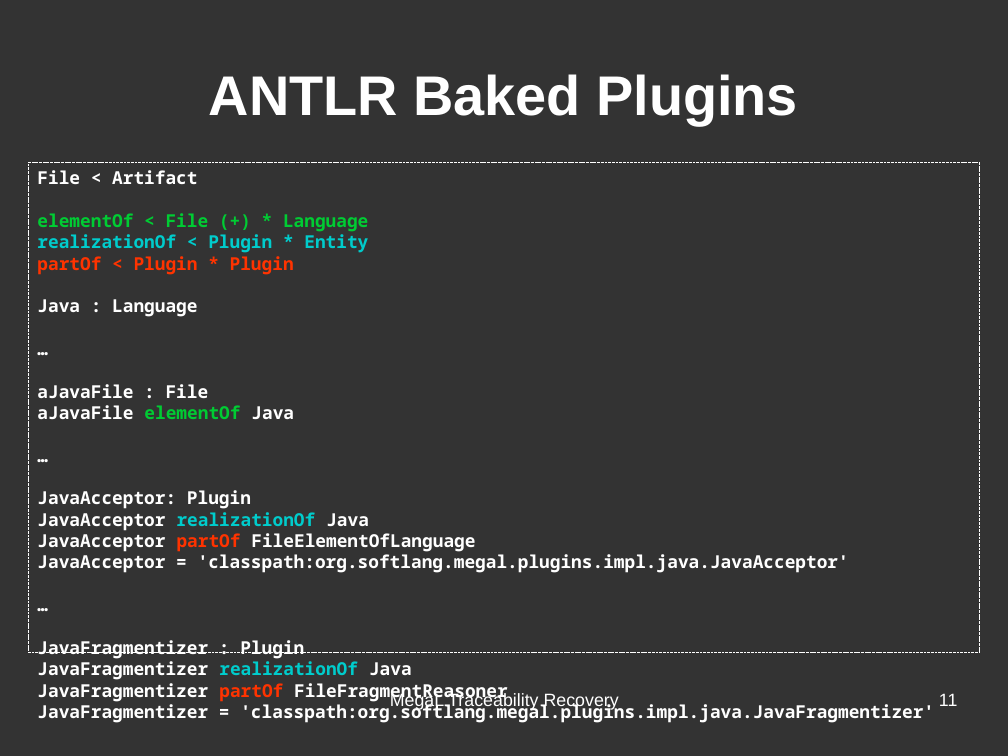
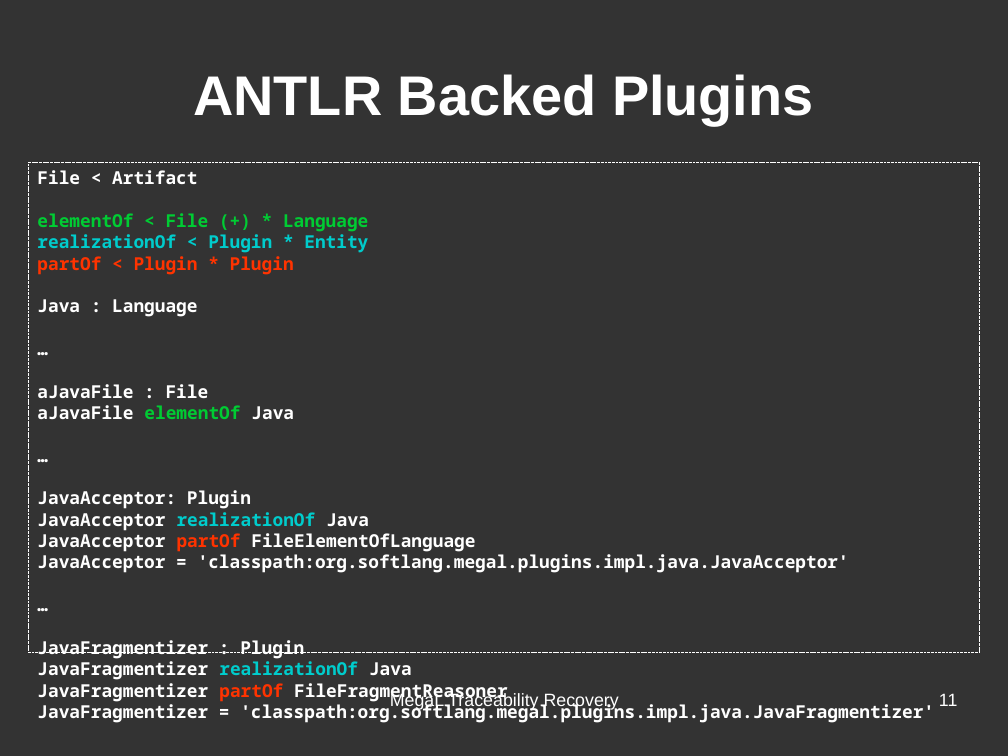
Before and after one commit to hayasam/megal-tr, a slide deck: slide 11 of slides/meeting-2016-06-28/meeting-2016-06-28.odp. Drawn at 1008x756 pixels with LibreOffice and Linux fonts; fonts in the diff are those of the drawing. Boxes give left, top, right and bottom in pixels: in the first picture for what was removed or moved away, otherwise in the second. Text is boxed around its words. In the diff, an @@ line names an element or a change of style, - is before the commit and + after.

```diff
--- a/slides/meeting-2016-06-28/meeting-2016-06-28.odp
+++ b/slides/meeting-2016-06-28/meeting-2016-06-28.odp
@@ title at box(193, 74, 813, 125): text changed @@
-ANTLR Baked Plugins
+ANTLR Backed Plugins
```
Also in this commit, not shown: 1 other slide changed, 1 other file.
